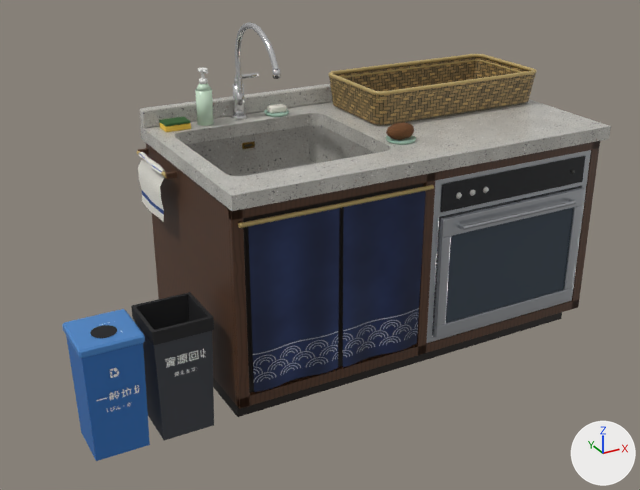
The Blender file blender/sink.blend as it was, and as the next commit left it.
Camera for both pictures: a camera (50 mm lens) standing at (-1.74, -2.74, 1.79) and looking at (-0.29, -0.09, 0.47). Lighting does not change. The marker at lower right points along +X, +Y and +Z. The first picture is the older version.

The scene before the commit, as lines of its bpy script (objects in view):
```python
ob_sinkbinbody = bpy.data.objects.new('SinkBinBody', me_sinkbinbody)
ob_sinkbinbody.parent = ob_sinkbinset
ob_sinkbinbody.location = (0.0, 0.0, 0.0)
ob_sinkbinfold = bpy.data.objects.new('SinkBinFold', me_sinkbinfold)
ob_sinkbinfold.parent = ob_sinkbinset
ob_sinkbinfold.location = (0.0, 0.0, 0.0)
ob_sinkbinlabelzh = bpy.data.objects.new('SinkBinLabelZh', me_sinkbinlabelzh)
ob_sinkbinlabelzh.parent = ob_sinkbinset
ob_sinkbinlabelzh.location = (-0.925, -0.341, 0.3)
ob_sinkbinlabelzh.rotation_euler = (1.571, 0.0, 0.0)  # degrees (90, 0, 0)
ob_sinkbinliner = bpy.data.objects.new('SinkBinLiner', me_sinkbinliner)
ob_sinkbinliner.parent = ob_sinkbinset
ob_sinkbinliner.location = (0.0, 0.0, 0.0)
ob_sinkbinrecbody = bpy.data.objects.new('SinkBinRecBody', me_sinkbinrecbody)
ob_sinkbinrecbody.parent = ob_sinkbinset
ob_sinkbinrecbody.location = (0.0, 0.0, 0.0)
ob_sinkbinrechole = bpy.data.objects.new('SinkBinRecHole', me_sinkbinrechole)
ob_sinkbinrechole.parent = ob_sinkbinset
ob_sinkbinrechole.location = (-1.155, -0.26, 0.421)
ob_sinkbinreclid = bpy.data.objects.new('SinkBinRecLid', me_cube_041)
ob_sinkbinreclid.parent = ob_sinkbinset
ob_sinkbinreclid.location = (-1.155, -0.24, 0.405)
ob_sinktop = bpy.data.objects.new('SinkTop', me_cube)
ob_sinktop.parent = ob_sink
ob_sinktop.location = (0.0, 0.0, 0.835)
# also in view: 'SinkStile-0.04' at (-0.02, -0.38, 0.44); 'SinkBodyFront' at (0.0, -0.33, 0.72); 'SinkNorenRod' at (-0.38, -0.41, 0.75); 'SinkDryerBezelTop' at (0.36, -0.38, 0.69); 'SinkRailTop' at (0.0, -0.38, 0.79)
```
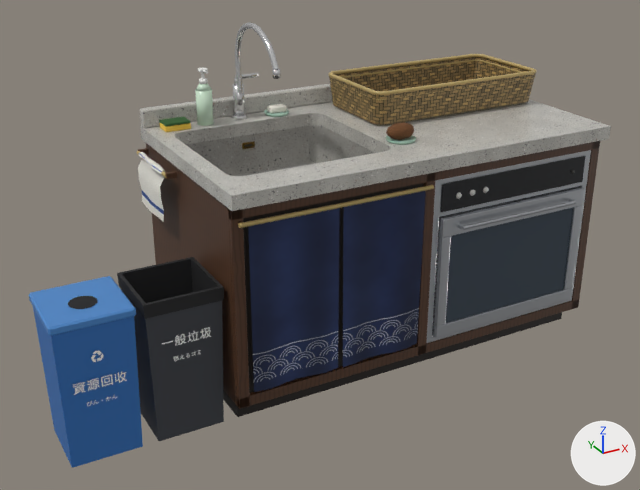
Boxes (x1, y1, x2, y2) around the edits, measured in the pictures (640 x 490 px):
'SinkBinRecBody', moved, rescaled (31% wider, 29% taller)
    before: (66, 336, 150, 461)
    after: (33, 307, 143, 468)
'SinkBinBody', moved, rescaled (30% wider, 24% taller)
    before: (135, 294, 214, 440)
    after: (121, 259, 224, 441)
'SinkBinRecLid', mesh rescaled, moved (29% wider, 22% taller)
    before: (62, 309, 145, 358)
    after: (29, 276, 136, 336)
'SinkBinLiner', moved, rescaled (33% wider, 25% taller)
    before: (137, 295, 208, 330)
    after: (123, 259, 218, 303)
'SinkBinFold', moved, rescaled (29% wider, 18% taller)
    before: (131, 306, 214, 345)
    after: (117, 273, 224, 319)
'SinkBinRecHole', moved
    before: (90, 322, 123, 338)
    after: (68, 296, 98, 309)
'SinkBinLabelZh', moved
    before: (165, 349, 206, 368)
    after: (162, 327, 211, 346)

The edits, one by one:
me_sinkbinbody is used by ob_sinkbinbody; parent ob_sinkbinset; location (0.0, 0.0, 0.0).
me_sinkbinbody had 8 vertices, 5 faces and spanned x -1.025..-0.825, y -0.34..-0.14, z 0.0..0.42.
me_sinkbinbody now has 8 vertices, 5 faces and spans x -1.045..-0.785, y -0.34..-0.08, z 0.0..0.52.
me_sinkbinbody part 1: the whole mesh is scaled about its middle by (1.3, 1.3, 1.24), then moved by (0.01, 0.03, 0.05).
me_sinkbinliner is used by ob_sinkbinliner; parent ob_sinkbinset; location (0.0, 0.0, 0.0).
me_sinkbinliner had 8 vertices, 5 faces and spanned x -1.017..-0.833, y -0.332..-0.148, z 0.03..0.42.
me_sinkbinliner now has 8 vertices, 5 faces and spans x -1.037..-0.793, y -0.332..-0.088, z 0.03..0.52.
me_sinkbinliner part 2: the whole mesh is scaled about its middle by (1.33, 1.33, 1.26), then moved by (0.01, 0.03, 0.05).
me_sinkbinfold is used by ob_sinkbinfold; parent ob_sinkbinset; location (0.0, 0.0, 0.0).
me_sinkbinfold had 8 vertices, 4 faces and spanned x -1.029..-0.821, y -0.344..-0.136, z 0.375..0.422.
me_sinkbinfold now has 8 vertices, 4 faces and spans x -1.049..-0.781, y -0.344..-0.076, z 0.475..0.522.
me_sinkbinfold part 3: the whole mesh is scaled about its middle by (1.29, 1.29, 1), then moved by (0.01, 0.03, 0.1).
me_sinkbinrecbody is used by ob_sinkbinrecbody; parent ob_sinkbinset; location (0.0, 0.0, 0.0).
me_sinkbinrecbody had 8 vertices, 5 faces and spanned x -1.252..-1.058, y -0.337..-0.143, z 0.0..0.392.
me_sinkbinrecbody now has 8 vertices, 5 faces and spans x -1.332..-1.078, y -0.337..-0.083, z 0.0..0.492.
me_sinkbinrecbody part 4: the whole mesh is scaled about its middle by (1.3, 1.3, 1.26), then moved by (-0.05, 0.03, 0.05).
me_cube_041 is used by ob_sinkbinreclid; parent ob_sinkbinset; location (-1.155, -0.24, 0.405).
me_cube_041 had 24 vertices, 26 faces and spanned x -0.104..0.104, y -0.104..0.104, z -0.015..0.015.
me_cube_041 now has 24 vertices, 26 faces and spans x -0.134..0.134, y -0.134..0.134, z -0.015..0.015.
me_cube_041 part 5: the whole mesh is scaled about its middle by (1.3, 1.3, 1).
Object 'SinkBinRecLid' (ob_sinkbinreclid) moves from (-1.155, -0.24, 0.405) to (-1.205, -0.21, 0.505).
Object 'SinkBinLabelZh' (ob_sinkbinlabelzh) moves from (-0.925, -0.341, 0.3) to (-0.915, -0.34, 0.371).
Object 'SinkBinRecHole' (ob_sinkbinrechole) moves from (-1.155, -0.26, 0.421) to (-1.205, -0.23, 0.521).
